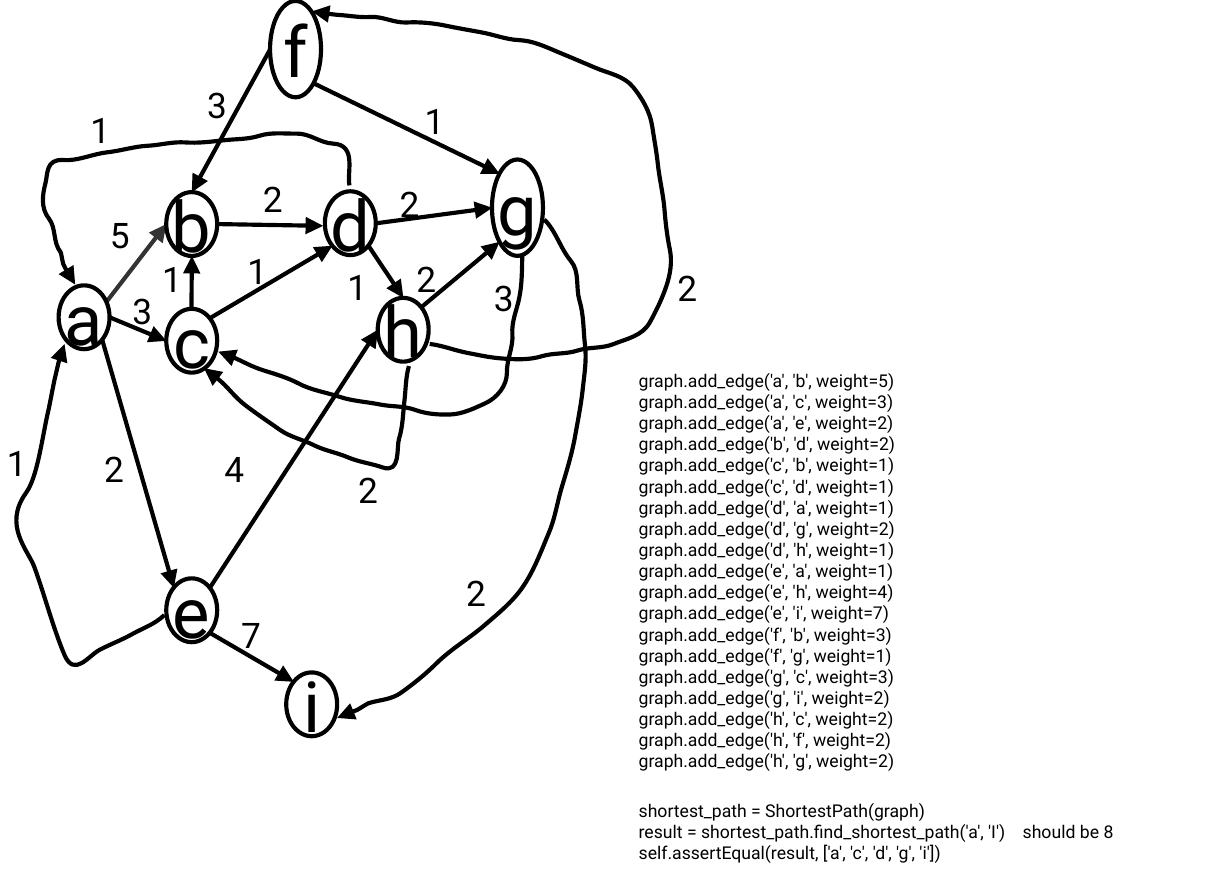
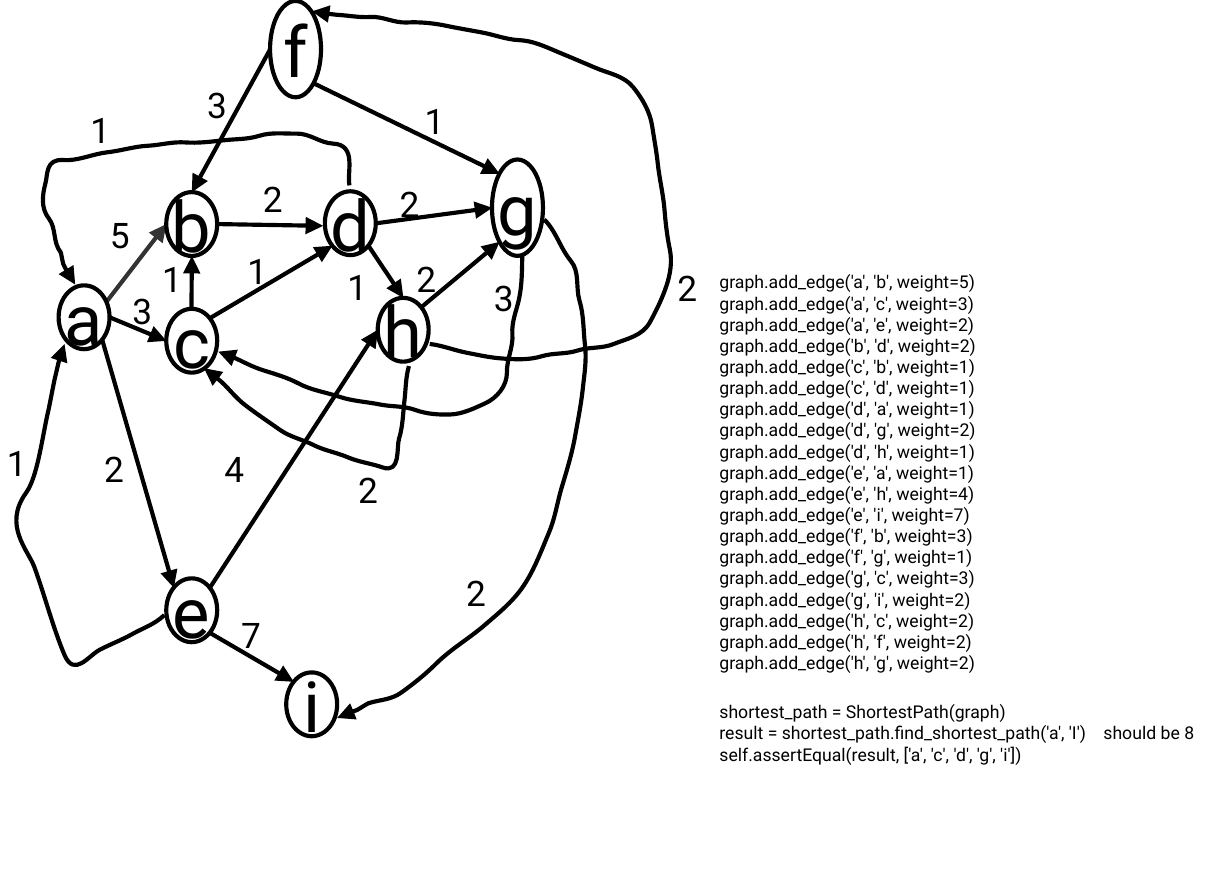
Before and after one commit to of3jlmssoo/interactive-coding-challenges-mychallenges, a slide deck: slide 1 of graphs_trees/graph_shortest_path/graph_shortest_path.odp. Drawn at 1232x874 pixels with LibreOffice and Linux fonts; fonts in the diff are those of the drawing. Boxes give left, top, right and bottom in pixels: in the first picture for what was removed or moved away, otherwise in the second. Text is boxed around its words. In the diff, an @@ line names an element or a change of style, - is before the commit and + after.

Commit message:
test_shortest_path documents updated

```diff
--- a/graphs_trees/graph_shortest_path/graph_shortest_path.odp
+++ b/graphs_trees/graph_shortest_path/graph_shortest_path.odp
@@ text "graph.add_edge('a', 'b', weight=5)": place and size @@
-text "graph.add_edge('a', 'b', weight=5)" at (639, 373, 1114, 863)
+text "graph.add_edge('a', 'b', weight=5)" at (719, 274, 1194, 765)
```
Also in this commit, not shown: 1 slide added, 1 slide removed, 2 other files.
